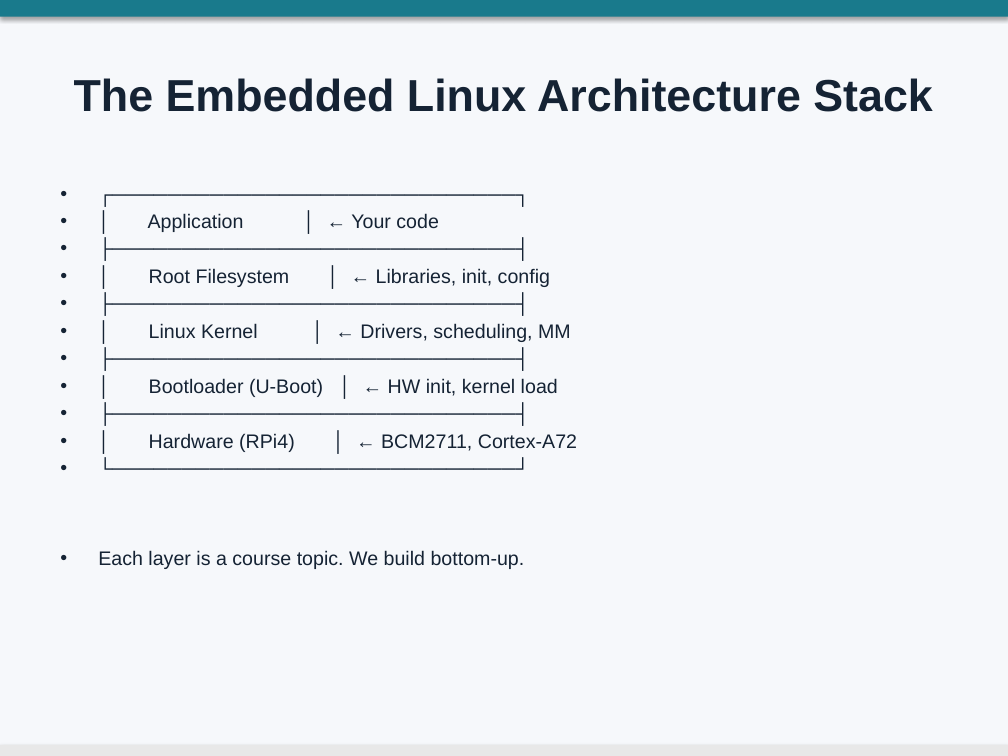
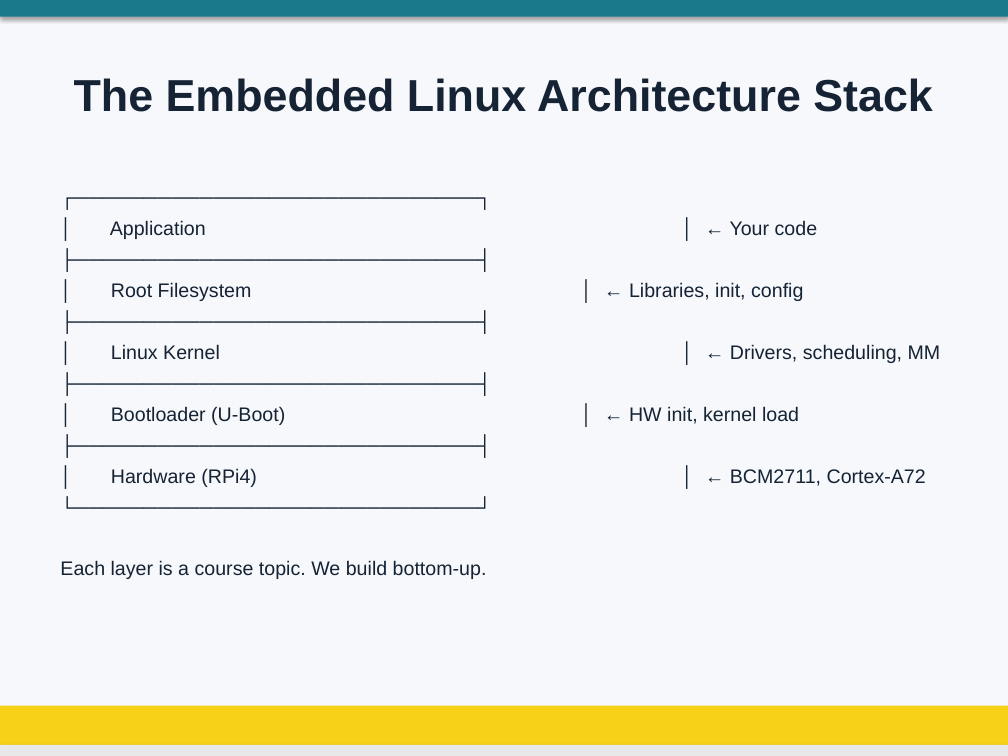
Before and after one commit to aircable/EmbeddedLinuxCourse, a slide deck: slide 8 of slides/01_Course.pptx (slide 7 before the commit). Drawn at 1008x756 pixels with LibreOffice and Linux fonts; fonts in the diff are those of the drawing; background and template pictures are left out. Boxes give left, top, right and bottom in pixels: in the first picture for what was removed or moved away, otherwise in the second. Text is boxed around its words. In the diff, an @@ line names an element or a change of style, - is before the commit and + after.

```diff
--- a/slides/01_Course.pptx
+++ b/slides/01_Course.pptx
@@ text "┌─────────────────────────────┐" at (60, 220, 941, 579): bullet • to none; line spacing 1 to 1.15; less space between paragraphs @@
@@ rectangle added at (0, 706, 1008, 756), fill #F7D117 @@
```
Also in this commit, not shown: 21 other slides changed, 1 slide added, 2 other files.
